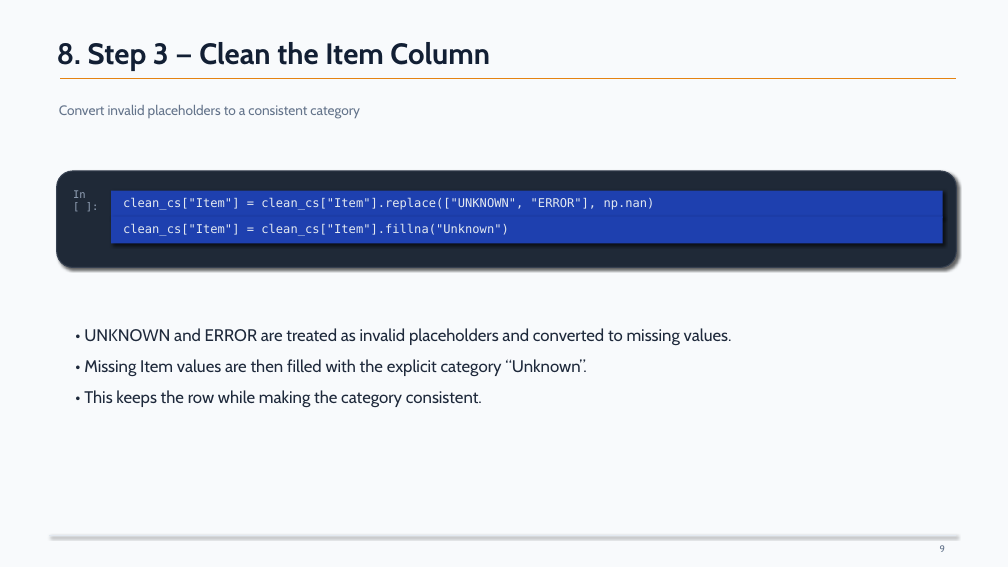
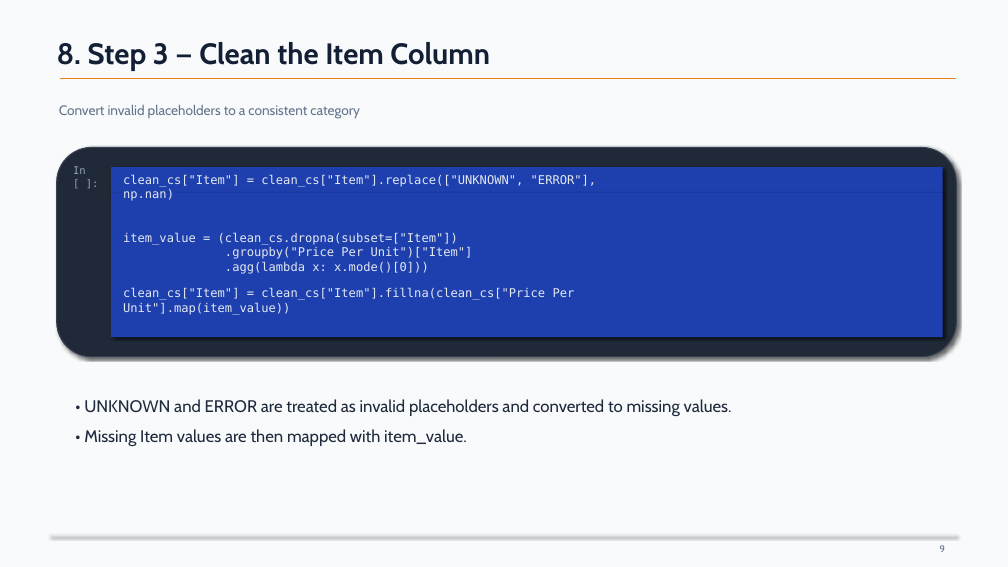
Before and after one commit to NeelaSaranyaS/Cafe_Sales, a slide deck: slide 9 of Cafe_Sales_DC.pptx. Drawn at 1008x567 pixels with LibreOffice and Linux fonts; fonts in the diff are those of the drawing. Boxes give left, top, right and bottom in pixels: in the first picture for what was removed or moved away, otherwise in the second. Text is boxed around its words. In the diff, an @@ line names an element or a change of style, - is before the commit and + after.

```diff
--- a/Cafe_Sales_DC.pptx
+++ b/Cafe_Sales_DC.pptx
@@ rounded rectangle: place and size @@
-rounded rectangle at [57, 171, 957, 268]
+rounded rectangle at [57, 147, 957, 357]
@@ text "In [ ]:": place and size @@
-text "In [ ]:" at [73, 190, 86, 198]
+text "In [ ]:" at [73, 166, 86, 174]
@@ rectangle: place and size @@
-rectangle at [111, 191, 943, 218]
+rectangle at [111, 167, 943, 194]
@@ text "clean_cs["Item"] = clean_cs["Item"].replace(["UNKNOWN", "ERR ...": place and size @@
-text "clean_cs["Item"] = clean_cs["Item"].replace(["UNKNOWN", "ERR ..." at [123, 198, 655, 210]
+text "clean_cs["Item"] = clean_cs["Item"].replace(["UNKNOWN", "ERR ..." at [123, 174, 597, 274]
@@ rectangle: place and size @@
-rectangle at [111, 216, 943, 243]
+rectangle at [111, 193, 943, 337]
@@ text at [123, 232, 473, 274]: paragraphs added @@
+item_value = (clean_cs.dropna(subset=["Item"])
+.groupby("Price Per Unit")["Item"]
+.agg(lambda x: x.mode()[0]))
@@ text at [123, 288, 575, 315]: text changed @@
-clean_cs["Item"] = clean_cs["Item"].fillna("Unknown")
+clean_cs["Item"] = clean_cs["Item"].fillna(clean_cs["Price Per Unit"].map(item_value))
@@ text "• UNKNOWN and ERROR are ...": place and size @@
-text "• UNKNOWN and ERROR are ..." at [84, 328, 732, 407]
+text "• UNKNOWN and ERROR are ..." at [84, 399, 732, 446]
@@ text at [84, 429, 467, 446]: text changed @@
-• Missing Item values are then filled with the explicit category “Unknown”.
-• This keeps the row while making the category consistent.
+• Missing Item values are then mapped with item_value.
```
Also in this commit, not shown: 8 other slides changed, 2 other files.
